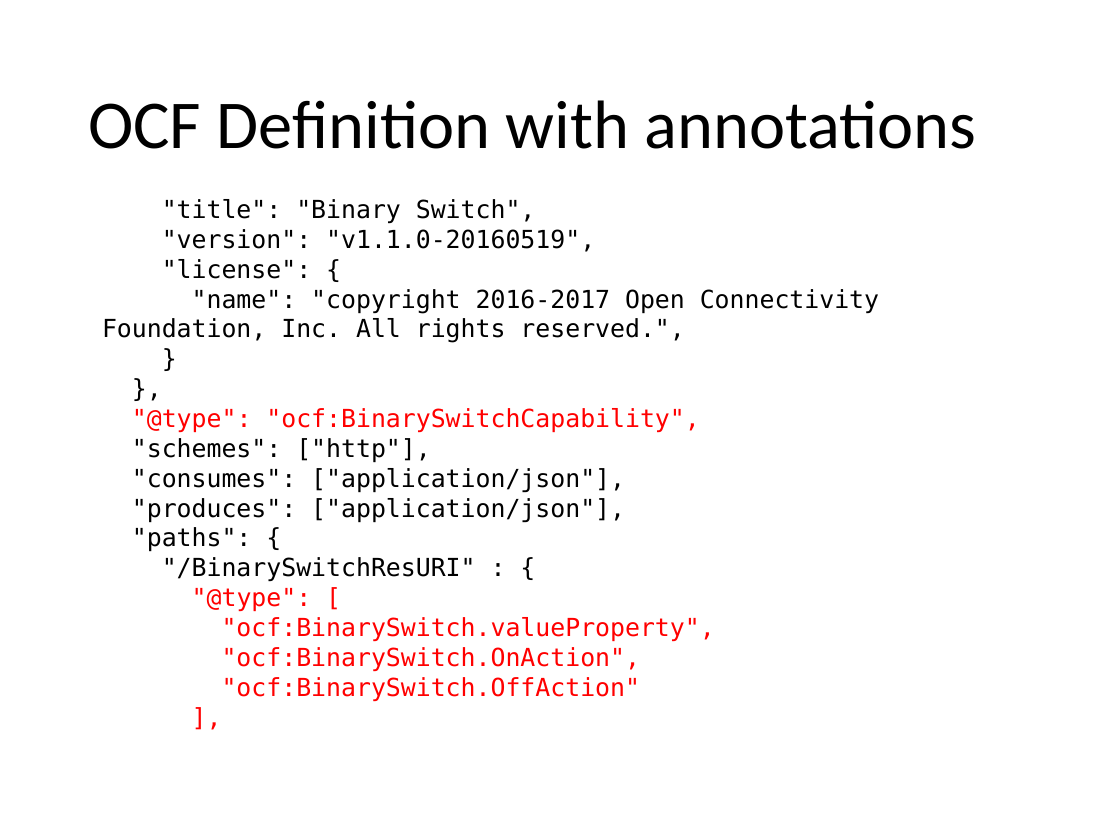
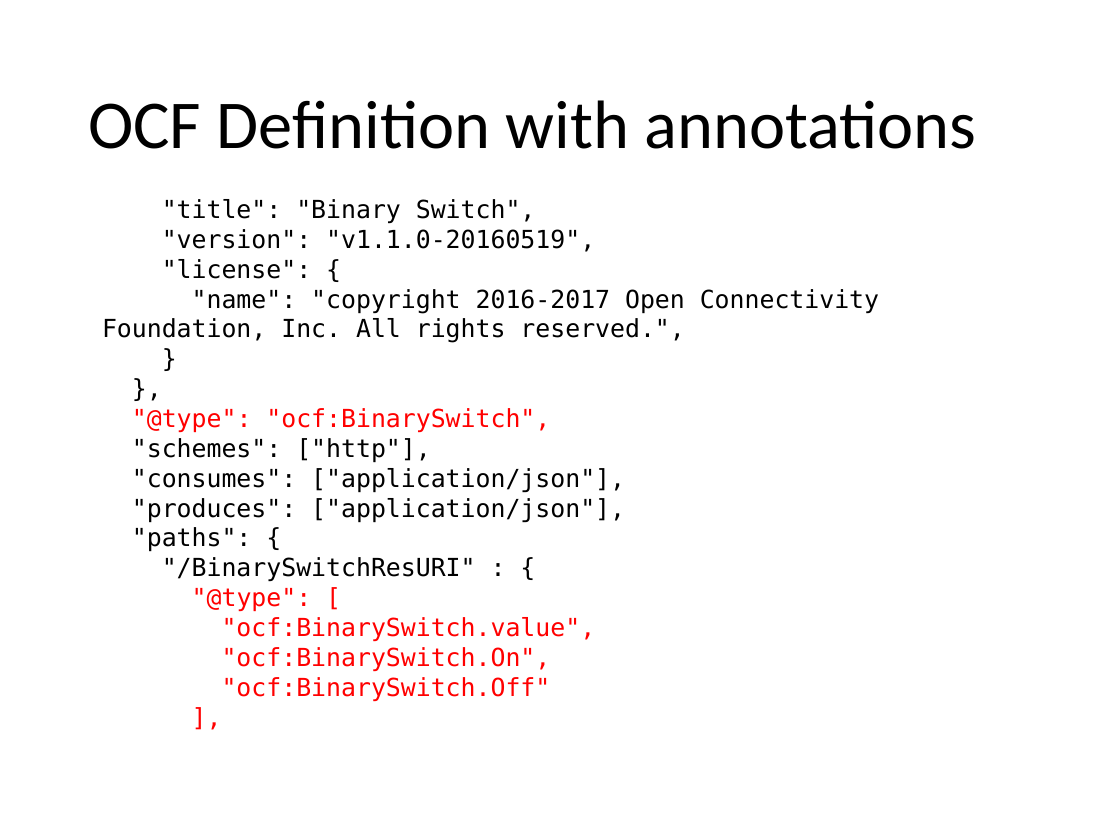
Before and after one commit to mjkoster/ODM-Examples, a slide deck: slide 25 of ODM-CDF.pptx. Drawn at 1120x840 pixels with LibreOffice and Linux fonts; fonts in the diff are those of the drawing. Boxes give left, top, right and bottom in pixels: in the first picture for what was removed or moved away, otherwise in the second. Text is boxed around its words. In the diff, an @@ line names an element or a change of style, - is before the commit and + after.

Commit message:
Add TDL to slides
Also align terms and fix typos

```diff
--- a/ODM-CDF.pptx
+++ b/ODM-CDF.pptx
@@ text at (132,408,550,433): text changed @@
-"@type": "ocf:BinarySwitchCapability",
+"@type": "ocf:BinarySwitch",
@@ text at (222,617,596,702): text changed @@
-"ocf:BinarySwitch.valueProperty",
-"ocf:BinarySwitch.OnAction",
-"ocf:BinarySwitch.OffAction"
+"ocf:BinarySwitch.value",
+"ocf:BinarySwitch.On",
+"ocf:BinarySwitch.Off"
```
Also in this commit, not shown: 15 other slides changed, 8 slides added, 2 other files.
